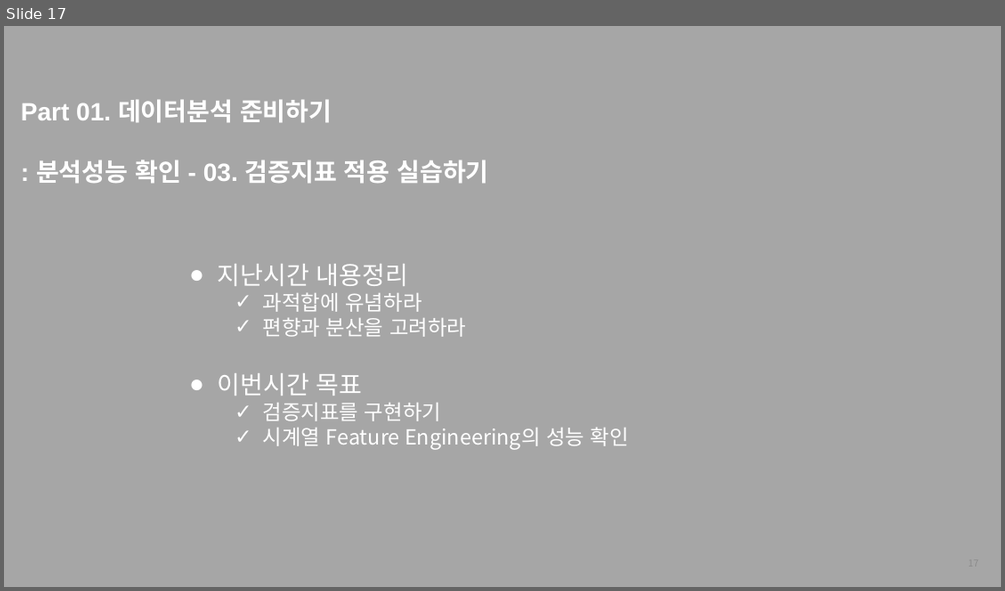
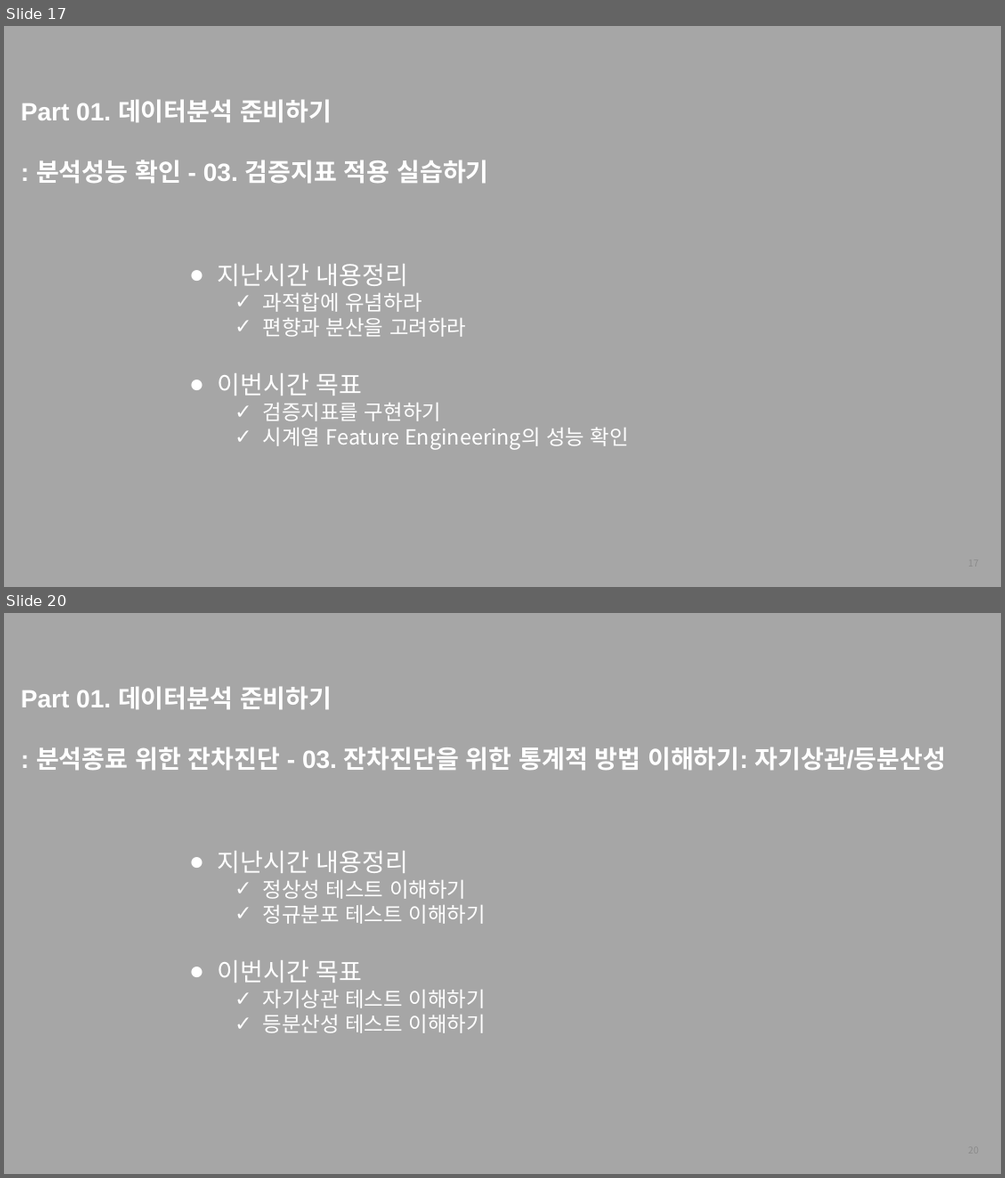
Before and after one commit to thekimk/All-About-Time-Series-Analysis, a slide deck: [FastCampus] 커리큘럼_김경원박사.pptx. Shown one above the other, each under a label of ours: slide 17 before the commit, slides 17 and 20 after it; the slides between them are not shown. The pictures are 1005x591 and 1005x1178 pixels, drawn with LibreOffice and Linux fonts; fonts in the diff are those of the drawing; background and template pictures are left out. Boxes give left, top, right and bottom in pixels: in the first picture for what was removed or moved away, otherwise in the second. Text is boxed around its words. In the diff, an @@ line names an element or a change of style, - is before the commit and + after.

```diff
--- a/[FastCampus] 커리큘럼_김경원박사.pptx
+++ b/[FastCampus] 커리큘럼_김경원박사.pptx
@@ slide 20 added at (4,613,1001,1174), background #A6A6A6 @@
@@ text added at (21,686,946,771), 24 pt, text #FFFFFF, bold @@
+Part 01. 데이터분석 준비하기
+: 분석종료 위한 잔차진단 - 03. 잔차진단을 위한 통계적 방법 이해하기: 자기상관/등분산성
@@ text added at (218,851,485,1033), 20 pt, text #FFFFFF @@
+● 지난시간 내용정리
+  ✓ 정상성 테스트 이해하기
+  ✓ 정규분포 테스트 이해하기
+● 이번시간 목표
+  ✓ 자기상관 테스트 이해하기
+  ✓ 등분산성 테스트 이해하기
@@ page number added at (755,1135,987,1166), 9 pt, text #8C8C8C @@
+20
```
Also in this commit, not shown: 1 slide changed, 59 other slides added, 52 other files.
